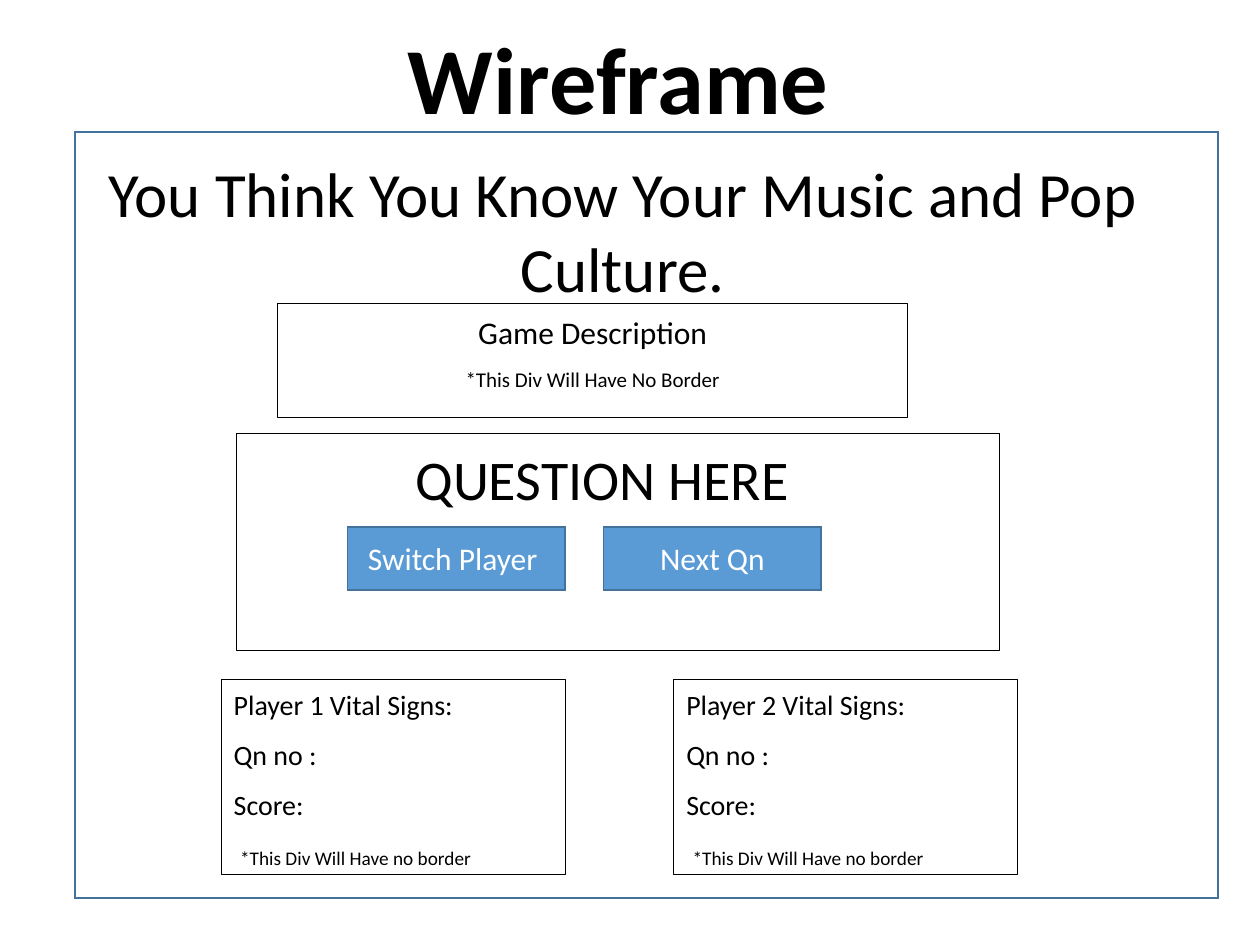
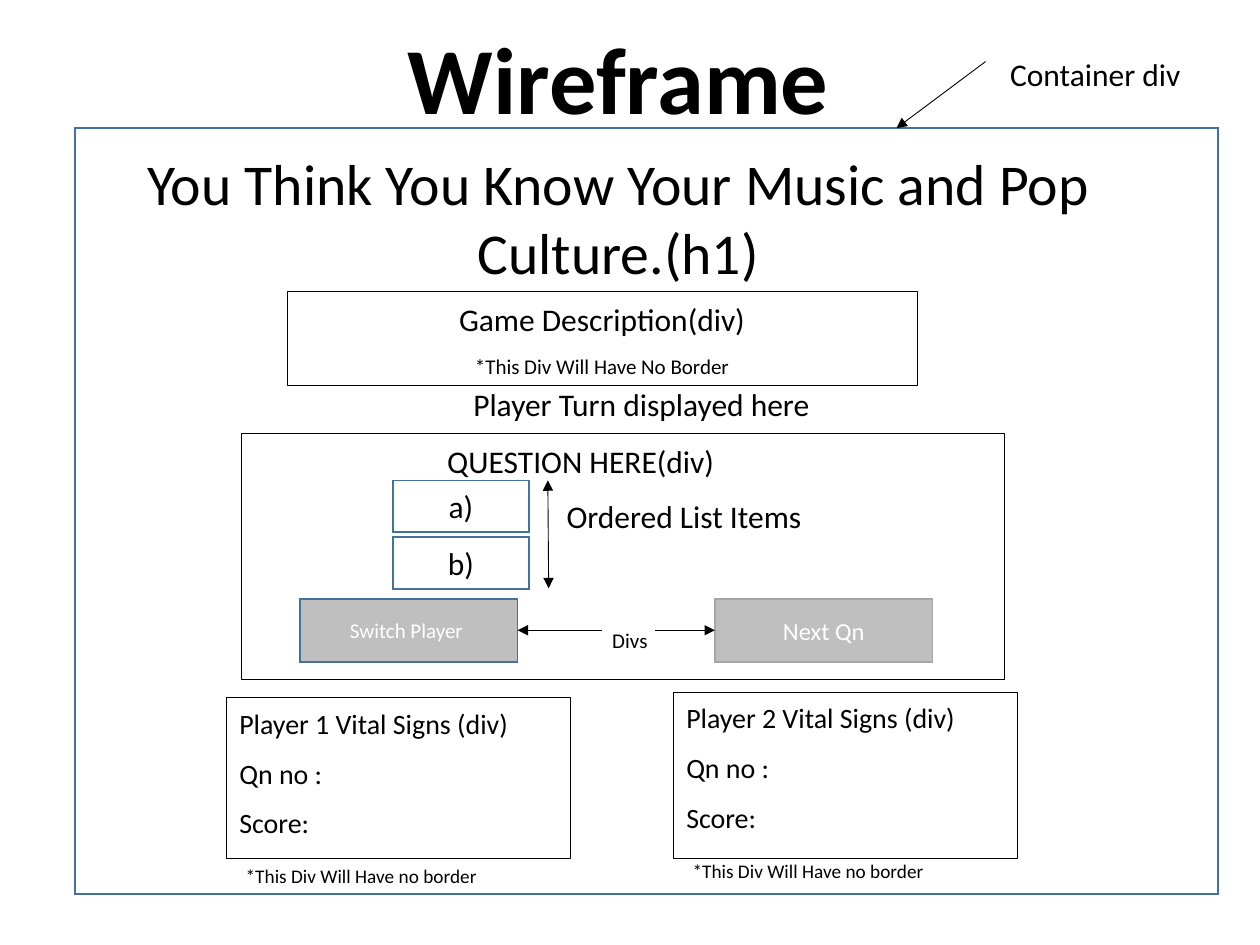
Before and after one commit to shamim1987/projectOne, a slide deck: slide 6 of quiz/presentation/Project One.pptx (slide 5 before the commit). Drawn at 1260x945 pixels with LibreOffice and Linux fonts; fonts in the diff are those of the drawing. Boxes give left, top, right and bottom in pixels: in the first picture for what was removed or moved away, otherwise in the second. Text is boxed around its words. In the diff, an @@ line names an element or a change of style, - is before the commit and + after.

```diff
--- a/quiz/presentation/Project One.pptx
+++ b/quiz/presentation/Project One.pptx
@@ arrow added from (985, 62) to (897, 129), #000000 0.5 pt @@
@@ text added at bbox=[1010, 64, 1180, 87], 18 pt, text #000000 @@
+Container div
@@ text at bbox=[147, 165, 1088, 282]: text changed; size 36 to 33 pt @@
-You Think You Know Your Music and Pop Culture.
+You Think You Know Your Music and Pop Culture.(h1)
@@ rectangle "Game Description(div)": place and size @@
-rectangle "Game Description(div)" at bbox=[277, 304, 907, 417]
+rectangle "Game Description(div)" at bbox=[287, 291, 917, 386]
@@ text in rectangle at bbox=[459, 308, 745, 336]: text changed @@
-Game Description
+Game Description(div)
@@ text added at bbox=[473, 394, 809, 421], 18 pt, text #000000 @@
+Player Turn displayed here
@@ rectangle "QUESTION HERE(div)": place and size @@
-rectangle "QUESTION HERE(div)" at bbox=[237, 433, 999, 650]
+rectangle "QUESTION HERE(div)" at bbox=[242, 433, 1004, 679]
@@ text in rectangle at bbox=[447, 450, 801, 648]: text changed; size 32 to 18 pt @@
-QUESTION HERE
+QUESTION HERE(div)
+Ordered List Items
+Divs
@@ rectangle added at bbox=[393, 480, 529, 532], fill #FFFFFF, outline #43739E 1 pt, 18 pt, text #000000 @@
+a)
@@ double arrow added from (548, 480) to (548, 588), #000000 0.5 pt @@
@@ rectangle added at bbox=[393, 537, 529, 588], fill #FFFFFF, outline #43739E 1 pt, 18 pt, text #000000 @@
+b)
@@ rectangle "Switch Player": place and size @@
-rectangle "Switch Player" at bbox=[348, 527, 566, 590]
+rectangle "Switch Player" at bbox=[300, 598, 518, 662]
@@ rectangle "Switch Player" at bbox=[300, 598, 518, 662]: size 18 to 12 pt; fill #5B9BD5 to #BFBFBF @@
@@ rectangle "Next Qn": place and size @@
-rectangle "Next Qn" at bbox=[604, 527, 822, 590]
+rectangle "Next Qn" at bbox=[714, 598, 932, 662]
@@ rectangle "Next Qn" at bbox=[714, 598, 932, 662]: size 18 to 14 pt; fill #5B9BD5 to #BFBFBF; outline #43739E 1 pt to #A6A6A6 1 pt @@
@@ arrow added from (602, 630) to (518, 630), #000000 0.5 pt @@
@@ arrow added from (655, 630) to (714, 630), #000000 0.5 pt @@
@@ rectangle "Player 1 Vital Signs (div)": place and size @@
-rectangle "Player 1 Vital Signs (div)" at bbox=[222, 679, 566, 874]
+rectangle "Player 1 Vital Signs (div)" at bbox=[227, 698, 571, 859]
@@ text in rectangle at bbox=[239, 713, 508, 739]: text changed @@
-Player 1 Vital Signs:
+Player 1 Vital Signs (div)
@@ rectangle "Player 2 Vital Signs (div)": place and size @@
-rectangle "Player 2 Vital Signs (div)" at bbox=[674, 679, 1018, 874]
+rectangle "Player 2 Vital Signs (div)" at bbox=[674, 692, 1018, 858]
@@ text in rectangle at bbox=[686, 707, 955, 733]: text changed @@
-Player 2 Vital Signs:
+Player 2 Vital Signs (div)
```
Also in this commit, not shown: 4 other slides changed, 7 slides added, 1 slide removed, 1 other file.
